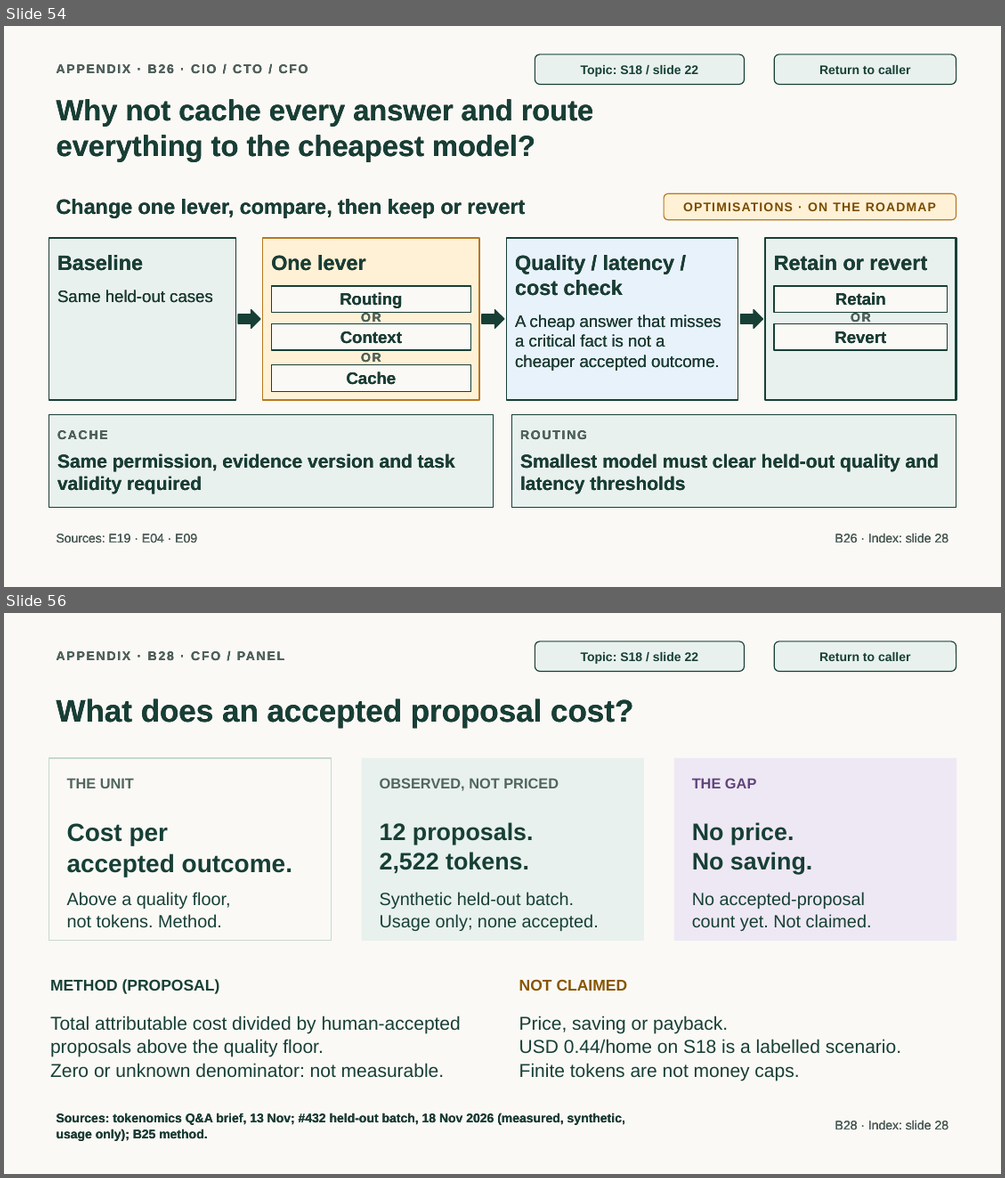
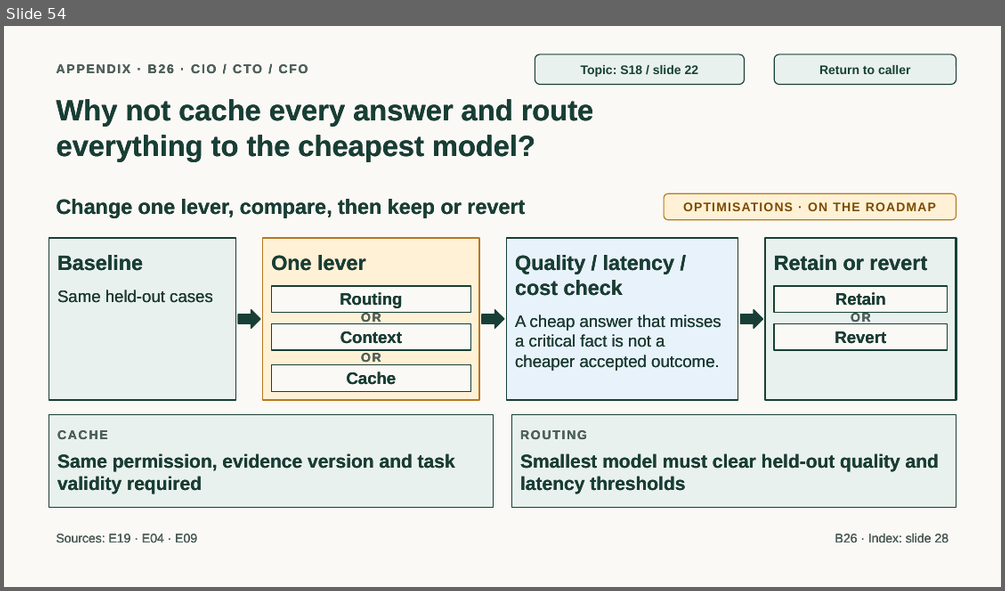
Before and after one commit to jmservera/ama, a slide deck: docs/capstone/deck/zava-forward-cowork-v2-draft.pptx. Shown one above the other, each under a label of ours: slides 54 and 56 before the commit, slide 54 after it; the slides between them are not shown. The pictures are 1005x1178 and 1005x591 pixels, drawn with LibreOffice and Linux fonts; fonts in the diff are those of the drawing. Boxes give left, top, right and bottom in pixels: in the first picture for what was removed or moved away, otherwise in the second. Text is boxed around its words. In the diff, an @@ line names an element or a change of style, - is before the commit and + after.

```diff
--- a/docs/capstone/deck/zava-forward-cowork-v2-draft.pptx
+++ b/docs/capstone/deck/zava-forward-cowork-v2-draft.pptx
@@ slide 56 removed at (x1=4, y1=613, x2=1001, y2=1174), background #FAF9F6 @@
@@ text removed at (x1=48, y1=643, x2=722, y2=669) @@
-APPENDIX · B28 · CFO / PANEL
@@ rounded rectangle removed at (x1=535, y1=641, x2=744, y2=672) @@
-Topic: S18 / slide 22
@@ rounded rectangle removed at (x1=774, y1=641, x2=956, y2=672) @@
-Return to caller
@@ text removed at (x1=57, y1=698, x2=633, y2=728) @@
-What does an accepted proposal cost?
@@ rectangle removed at (x1=48, y1=758, x2=332, y2=941) @@
@@ rectangle removed at (x1=362, y1=758, x2=644, y2=941) @@
@@ rectangle removed at (x1=674, y1=758, x2=956, y2=941) @@
@@ text removed at (x1=67, y1=778, x2=134, y2=788) @@
-THE UNIT
@@ text removed at (x1=380, y1=778, x2=558, y2=791) @@
-OBSERVED, NOT PRICED
@@ text removed at (x1=692, y1=778, x2=756, y2=788) @@
-THE GAP
@@ text removed at (x1=67, y1=823, x2=292, y2=876) @@
-Cost per
-accepted outcome.
@@ text removed at (x1=380, y1=822, x2=534, y2=873) @@
-12 proposals.
-2,522 tokens.
@@ text removed at (x1=692, y1=822, x2=812, y2=875) @@
-No price.
-No saving.
@@ text removed at (x1=67, y1=892, x2=231, y2=928) @@
-Above a quality floor,
-not tokens. Method.
@@ text removed at (x1=380, y1=892, x2=599, y2=931) @@
-Synthetic held-out batch.
-Usage only; none accepted.
@@ text removed at (x1=692, y1=892, x2=872, y2=931) @@
-No accepted-proposal
-count yet. Not claimed.
@@ text removed at (x1=50, y1=979, x2=220, y2=994) @@
-METHOD (PROPOSAL)
@@ text removed at (x1=519, y1=979, x2=628, y2=990) @@
-NOT CLAIMED
@@ text removed at (x1=50, y1=1015, x2=461, y2=1078) @@
-Total attributable cost divided by human-accepted proposals above the quality floor.
-Zero or unknown denominator: not measurable.
@@ text removed at (x1=519, y1=1015, x2=901, y2=1080) @@
-Price, saving or payback.
-USD 0.44/home on S18 is a labelled scenario.
-Finite tokens are not money caps.
@@ text removed at (x1=57, y1=1112, x2=625, y2=1141) @@
-Sources: tokenomics Q&A brief, 13 Nov; #432 held-out batch, 18 Nov 2026 (measured, synthetic, usage only); B25 method.
@@ text removed at (x1=835, y1=1119, x2=949, y2=1130) @@
-B28 · Index: slide 28
```
Also in this commit, not shown: 18 slides changed, 2 slides added, 1 other slide removed, 55 other files.
